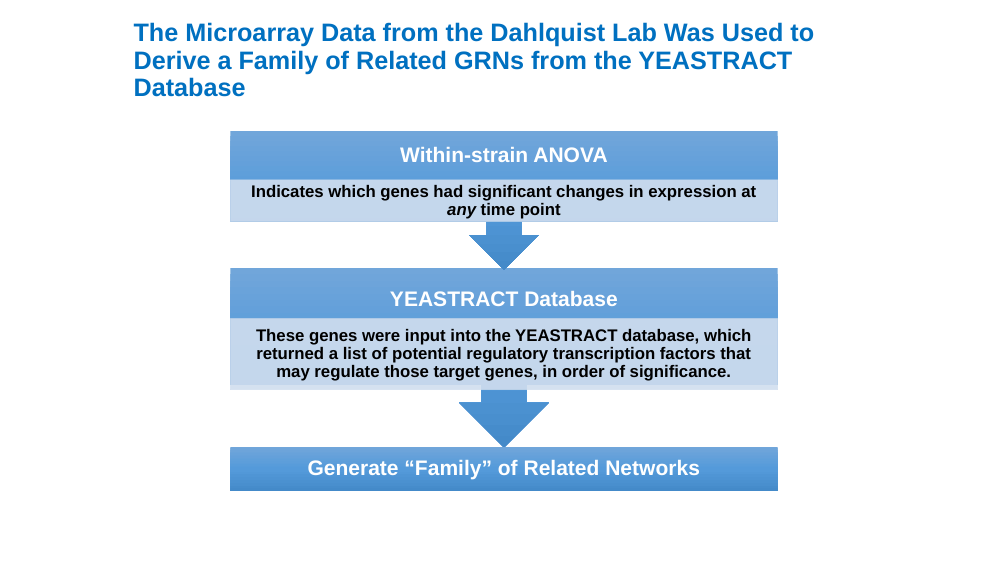
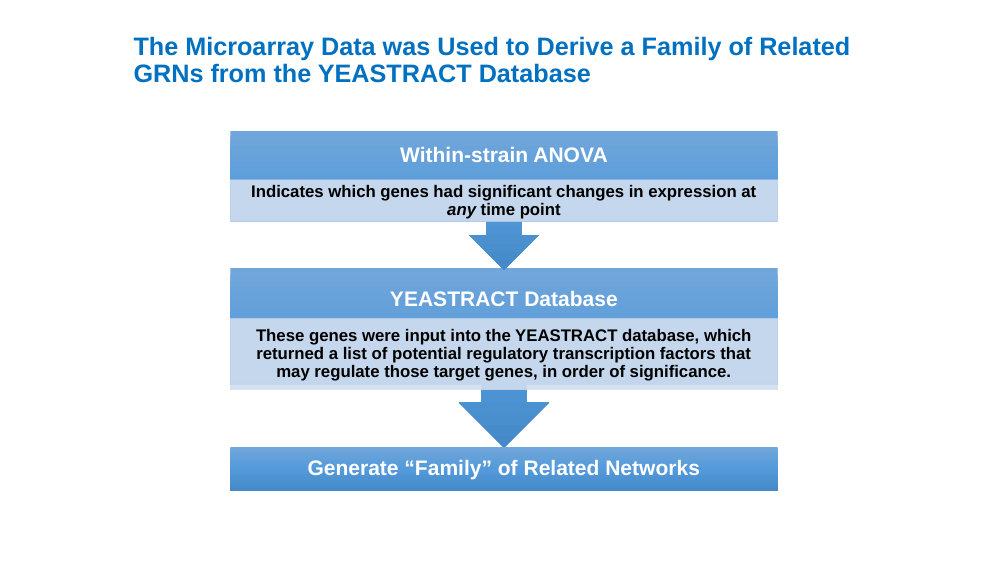
Before and after one commit to kdahlquist/GRNmap, a slide deck: slide 10 of documents/presentations/LMUURS17_NEW.pptx (slide 8 before the commit). Drawn at 1008x567 pixels with LibreOffice and Linux fonts; fonts in the diff are those of the drawing. Boxes give left, top, right and bottom in pixels: in the first picture for what was removed or moved away, otherwise in the second. Text is boxed around its words. In the diff, an @@ line names an element or a change of style, - is before the commit and + after.

Commit message:
Most updated version
Altered slides with suggestions from Dahlquist; still need to edit the LSE slide and slide with comparison of LSE:minLSE

```diff
--- a/documents/presentations/LMUURS17_NEW.pptx
+++ b/documents/presentations/LMUURS17_NEW.pptx
@@ title at (134,36,850,83): text changed @@
-The Microarray Data from the Dahlquist Lab Was Used to Derive a Family of Related GRNs from the YEASTRACT Database
+The Microarray Data was Used to Derive a Family of Related GRNs from the YEASTRACT Database
```
Also in this commit, not shown: 14 other slides changed, 8 slides added, 1 slide removed.
